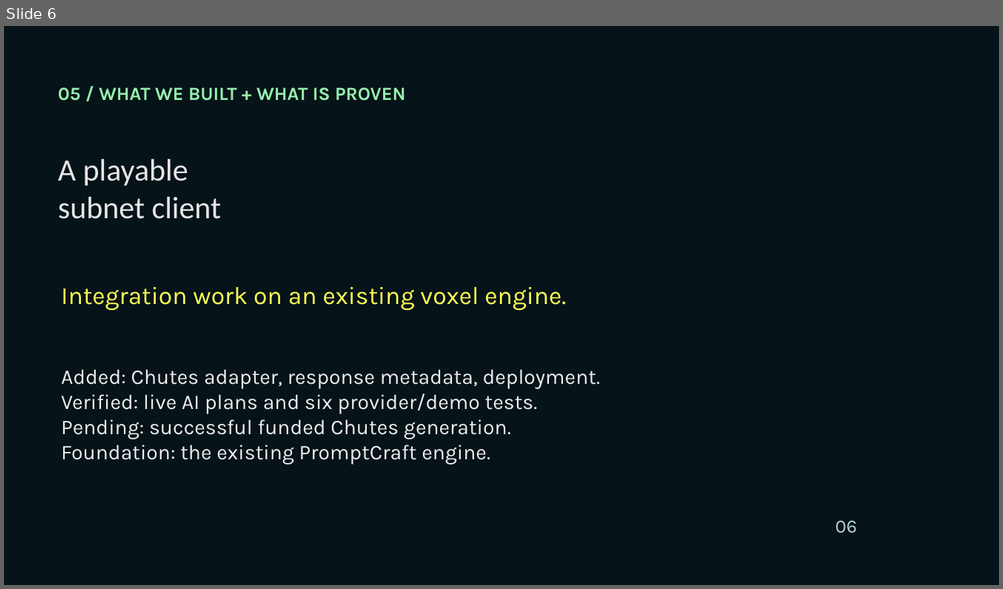
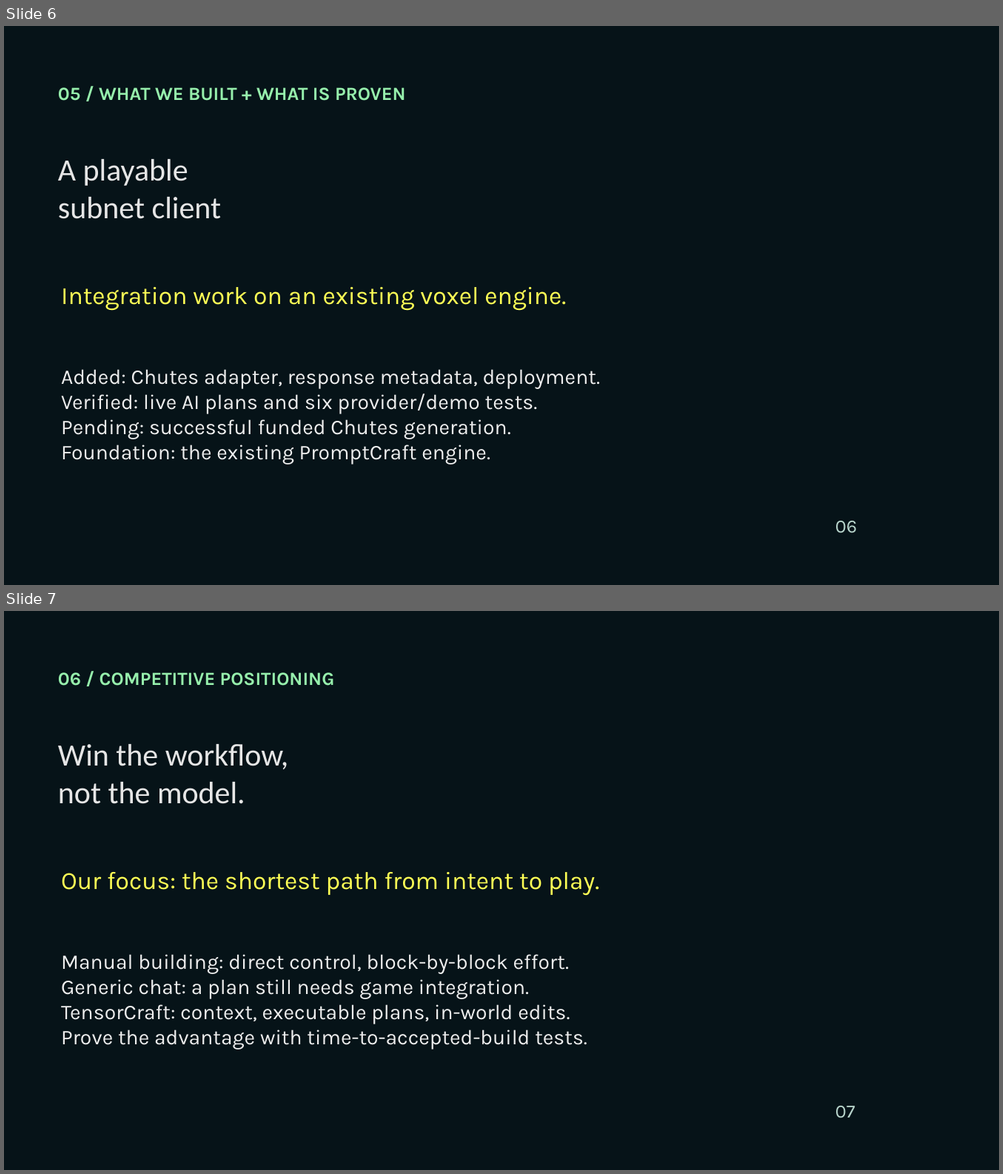
Before and after one commit to Nakshatra05/tensorcraft-bittensor, a slide deck: presentation/TensorCraft-Bittensor-Pitch.pptx. Shown one above the other, each under a label of ours: slide 6 before the commit, slides 6 and 7 after it. The pictures are 1003x589 and 1003x1174 pixels, drawn with LibreOffice and Linux fonts; fonts in the diff are those of the drawing; background and template pictures are left out. Boxes give left, top, right and bottom in pixels: in the first picture for what was removed or moved away, otherwise in the second. Text is boxed around its words. In the diff, an @@ line names an element or a change of style, - is before the commit and + after.

Commit message:
Strengthen competitive positioning and Bittensor revenue model

```diff
--- a/presentation/TensorCraft-Bittensor-Pitch.pptx
+++ b/presentation/TensorCraft-Bittensor-Pitch.pptx
@@ slide 7 added at box(4, 611, 999, 1170), background picture (left out) @@
@@ text added at box(58, 672, 335, 686), 18 pt, text #96EFAC, bold @@
+06 / COMPETITIVE POSITIONING
@@ text added at box(58, 744, 288, 804), 30 pt, text #E6E6E6 @@
+Win the workflow,
+not the model.
@@ text added at box(61, 872, 599, 896), 24 pt, text #FFFF55 @@
+Our focus: the shortest path from intent to play.
@@ text added at box(61, 954, 587, 1050), 20.2 pt, text #EEEEEE @@
+Manual building: direct control, block-by-block effort.
+Generic chat: a plan still needs game integration.
+TensorCraft: context, executable plans, in-world edits.
+Prove the advantage with time-to-accepted-build tests.
@@ text added at box(835, 1106, 855, 1119), 18 pt, text #B8D5CC @@
+07
```
Also in this commit, not shown: 6 slides changed, 2 other slides added, 2 slides removed.
